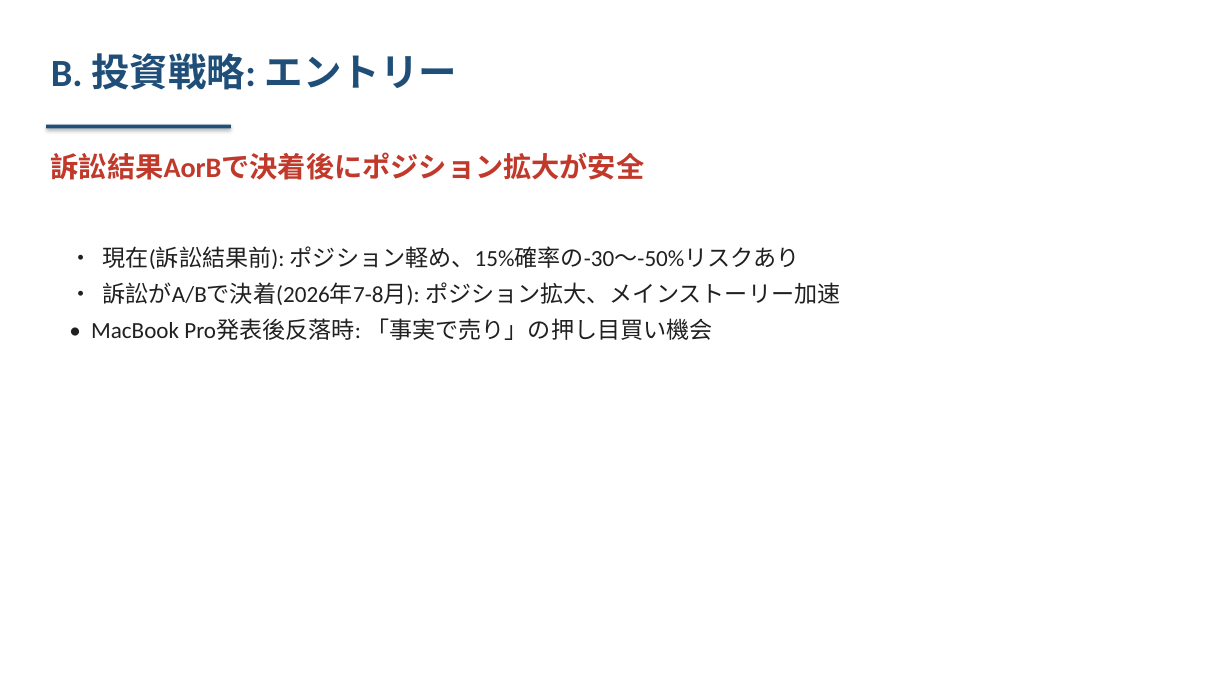
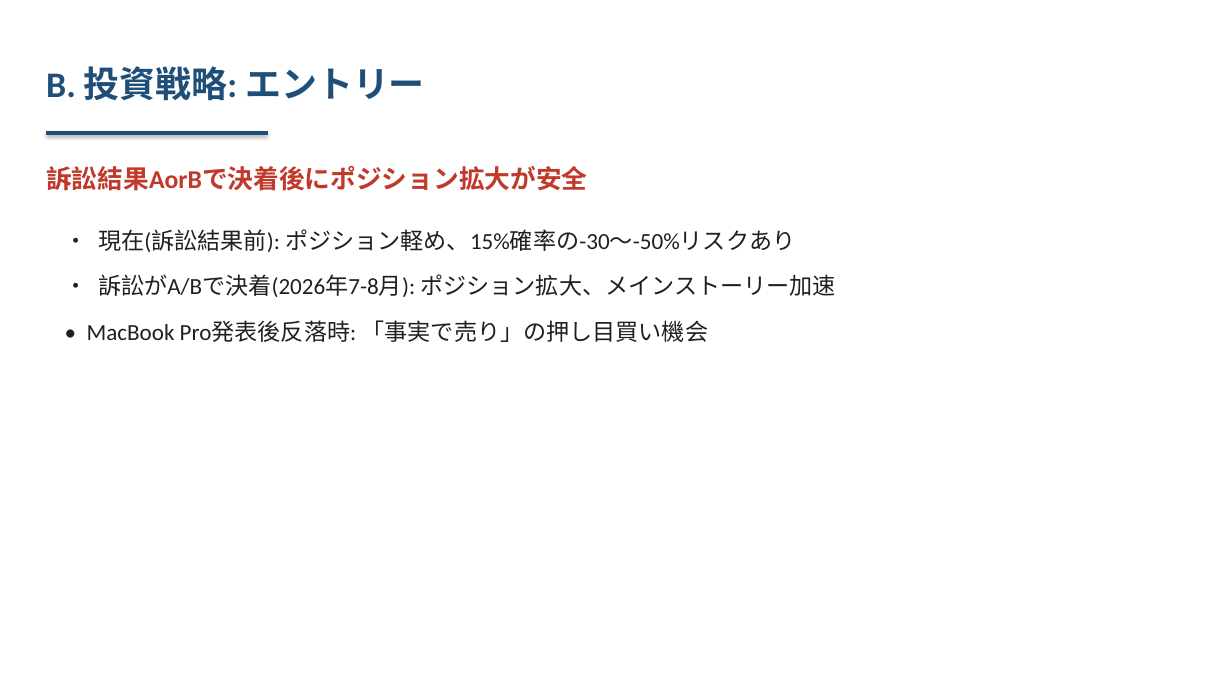
Before and after one commit to kanaeda0225/my-claude-project, a slide deck: slide 43 of outputs/4112-hodogaya-slides.pptx. Drawn at 1232x693 pixels with LibreOffice and Linux fonts; fonts in the diff are those of the drawing. Boxes give left, top, right and bottom in pixels: in the first picture for what was removed or moved away, otherwise in the second. Text is boxed around its words. In the diff, an @@ line names an element or a change of style, - is before the commit and + after.

```diff
--- a/outputs/4112-hodogaya-slides.pptx
+++ b/outputs/4112-hodogaya-slides.pptx
@@ text "B. 投資戦略: エントリー": place and size @@
-text "B. 投資戦略: エントリー" at box(51, 53, 457, 90)
+text "B. 投資戦略: エントリー" at box(46, 66, 424, 101)
@@ text "B. 投資戦略: エントリー" at box(46, 66, 424, 101): size 30 to 28 pt; vertical alignment top to middle @@
@@ rectangle: place and size @@
-rectangle at box(46, 125, 231, 128)
+rectangle at box(46, 131, 268, 135)
@@ text "訴訟結果AorBで決着後にポジション拡大が安全" at box(46, 166, 587, 191): size 22 to 20 pt; vertical alignment top to middle @@
@@ text "• 現在(訴訟結果前): ポジション軽め、15%確率の-30〜-50%リスクあり": place and size @@
-text "• 現在(訴訟結果前): ポジション軽め、15%確率の-30〜-50%リスクあり" at box(91, 246, 840, 340)
+text "• 現在(訴訟結果前): ポジション軽め、15%確率の-30〜-50%リスクあり" at box(87, 229, 835, 342)
@@ text "• 現在(訴訟結果前): ポジション軽め、15%確率の-30〜-50%リスクあり" at box(87, 229, 835, 342): line spacing 1.3 to 1.35; more space between paragraphs @@
```
Also in this commit, not shown: 44 other slides changed, 5 other files.
